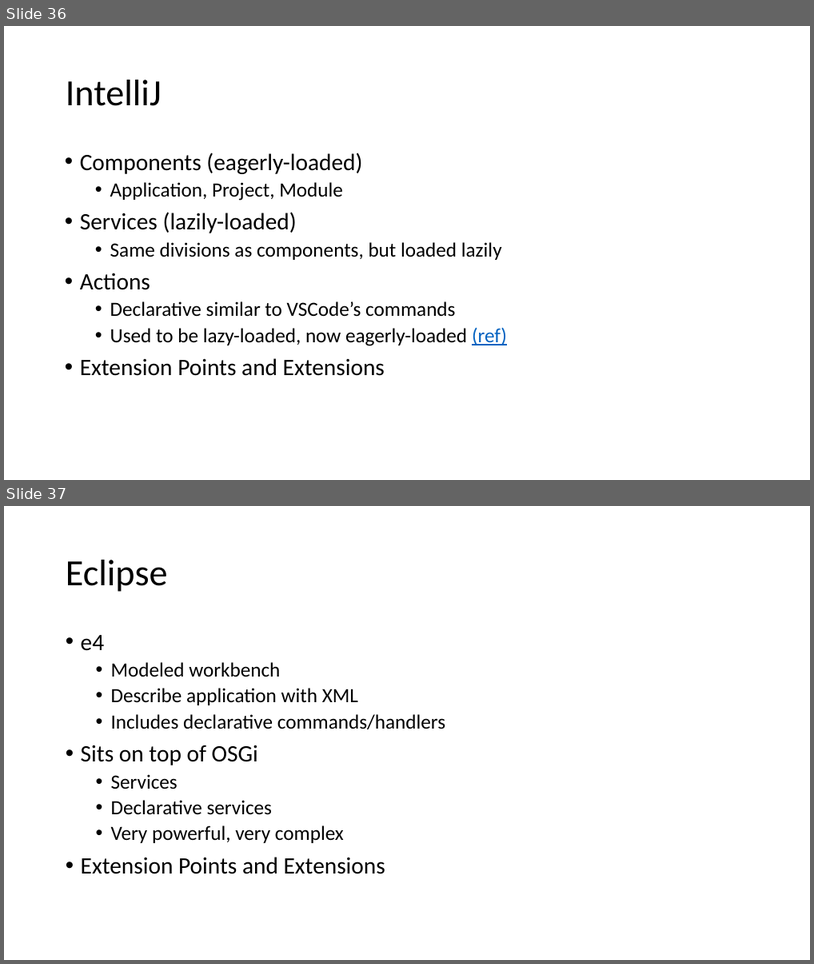
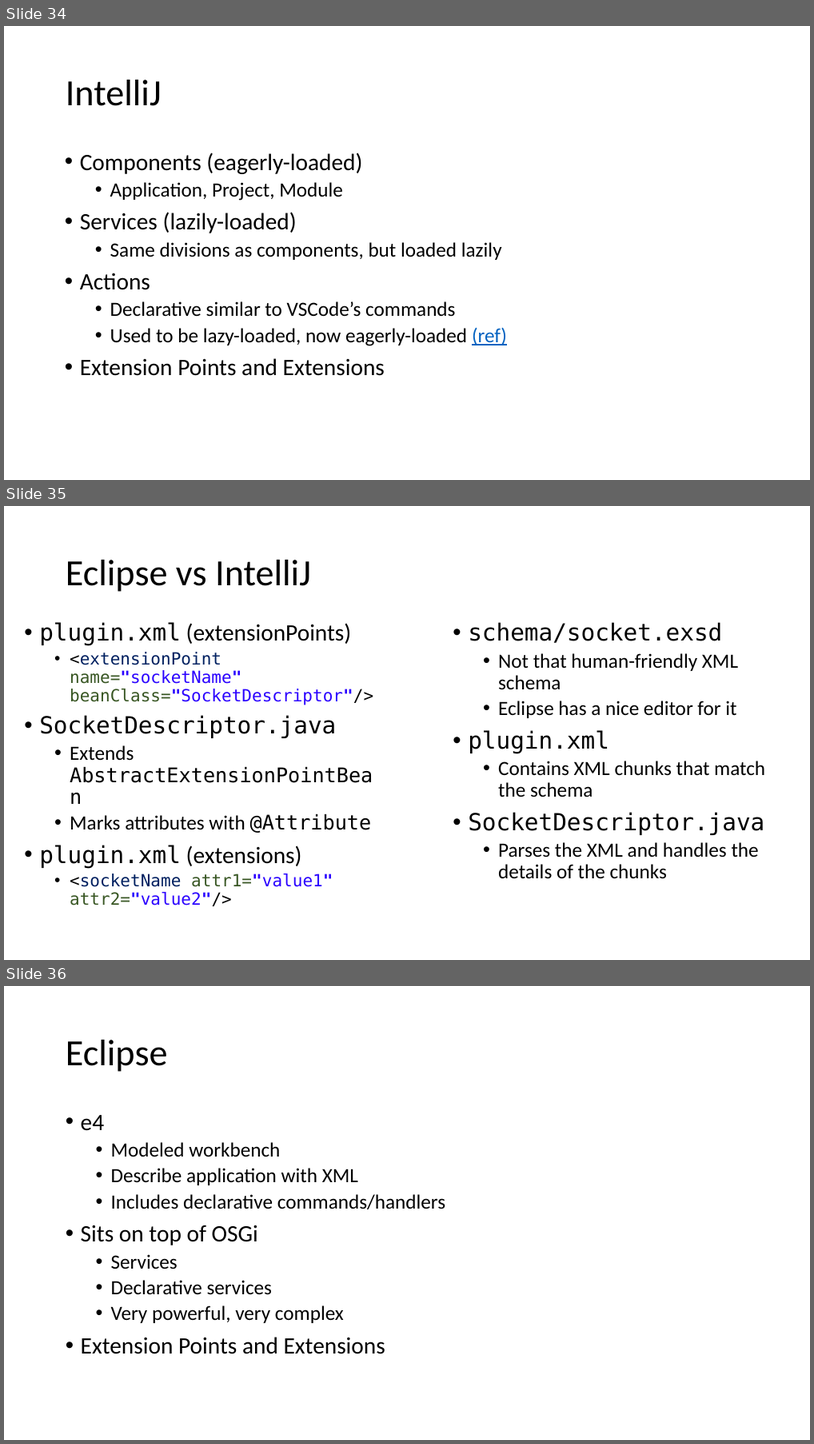
Before and after one commit to diffplug/sockets-and-plugs, a slide deck: Socket and Plugs.pptx. Shown one above the other, each under a label of ours: slides 36 and 37 before the commit, slides 34, 35 and 36 after it. The pictures are 814x964 and 814x1444 pixels, drawn with LibreOffice and Linux fonts; fonts in the diff are those of the drawing. Boxes give left, top, right and bottom in pixels: in the first picture for what was removed or moved away, otherwise in the second. Text is boxed around its words. In the diff, an @@ line names an element or a change of style, - is before the commit and + after.

```diff
--- a/Socket and Plugs.pptx
+++ b/Socket and Plugs.pptx
@@ slide 35 added at (4,506,810,960), background #FFFFFF @@
@@ title added at (66,560,311,592), 44 pt, text #000000 @@
+Eclipse vs IntelliJ
@@ text added at (39,622,374,906), 20 pt, text #000000 @@
+• plugin.xml (extensionPoints)
+  • <extensionPoint name="socketName" beanClass="SocketDescriptor"/>
+• SocketDescriptor.java
+  • Extends AbstractExtensionPointBean
+  • Marks attributes with @Attribute
+• plugin.xml (extensions)
+  • <socketName attr1="value1" attr2="value2"/>
@@ text added at (468,622,766,879), 24 pt, text #000000 @@
+• schema/socket.exsd
+  • Not that human-friendly XML schema
+  • Eclipse has a nice editor for it
+• plugin.xml
+  • Contains XML chunks that match the schema
+• SocketDescriptor.java
+  • Parses the XML and handles the details of the chunks
@@ what was slide 36 is now slide 34 @@
@@ what was slide 37 is now slide 36 @@
```
Also in this commit, not shown: 5 slides changed, 6 other slides added, 8 slides removed, 10 other files.
